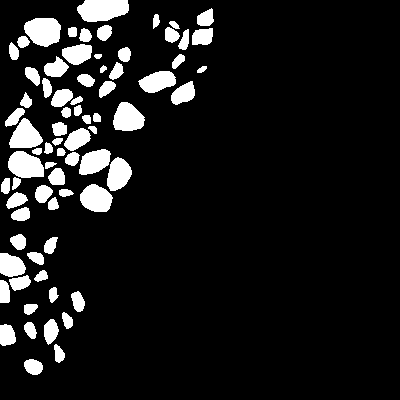
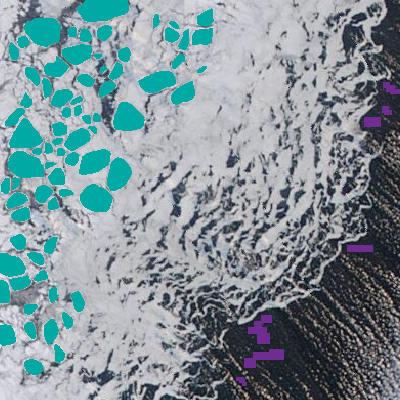
Layer changes from the first 400 × 400 image to the second:
hid "ice floes" (1st of 2) over [0, 0, 400, 400]
renamed "landfast ice" to "water samples", painted on it over [236, 82, 400, 386]
